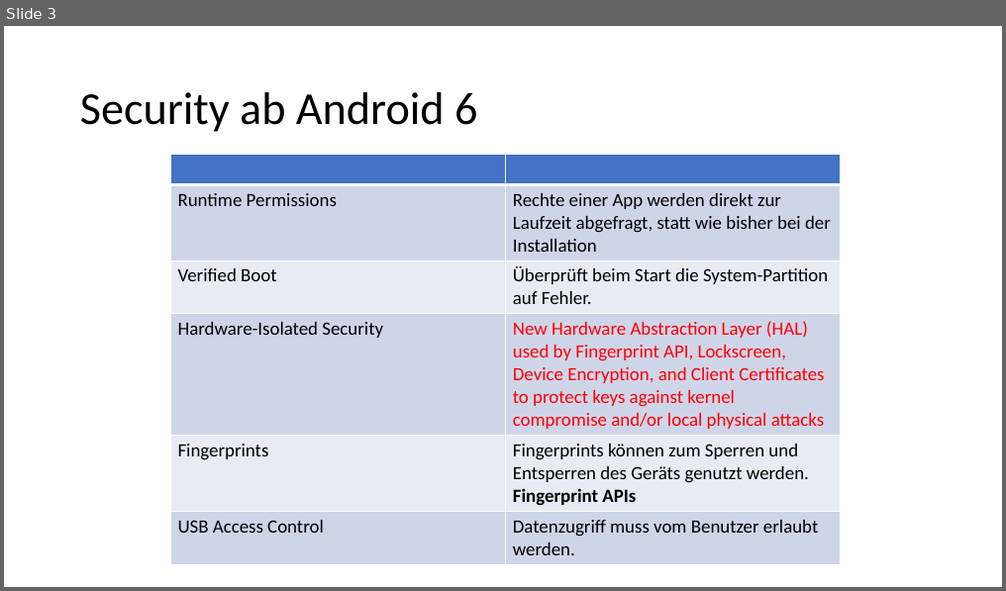
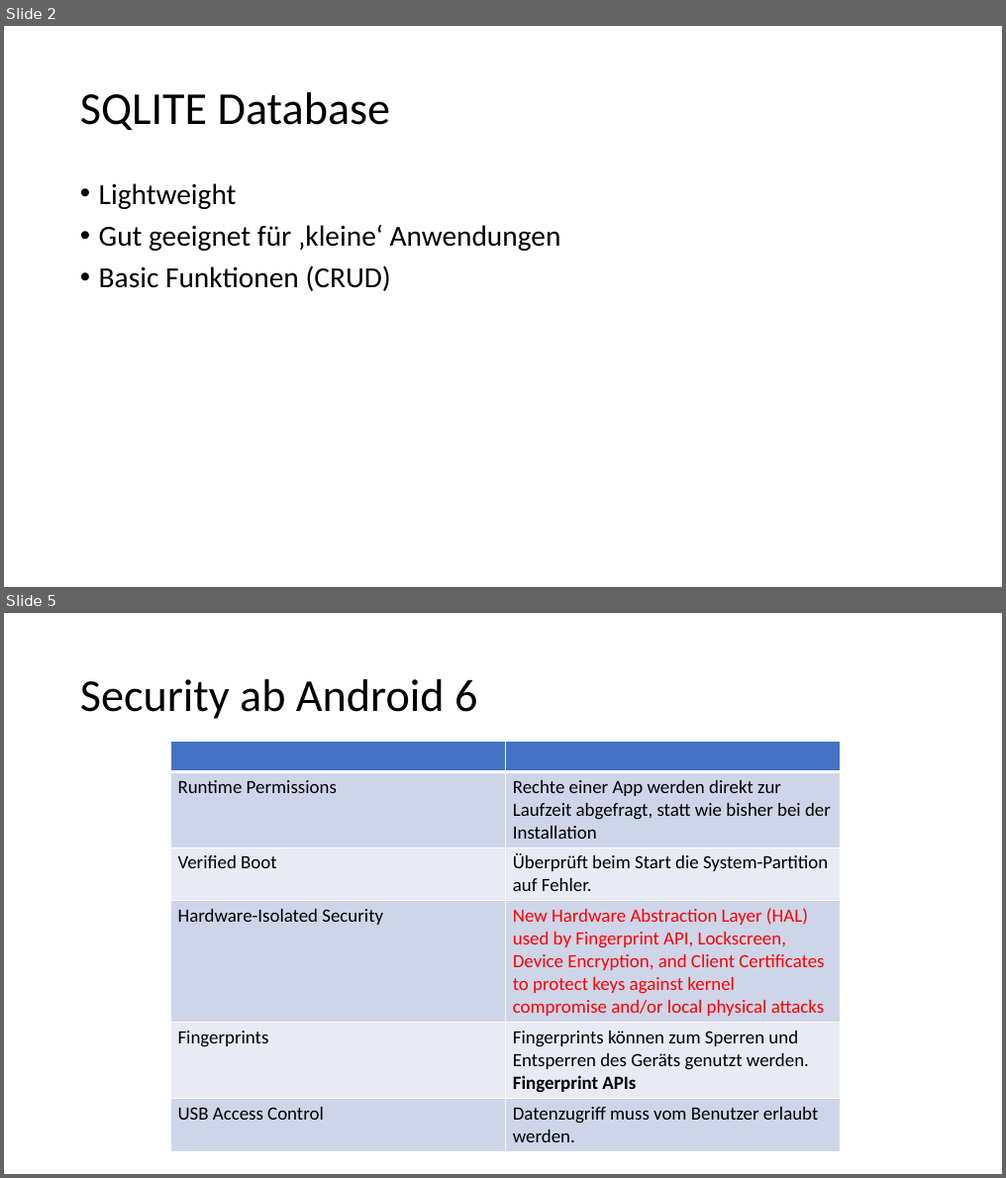
Before and after one commit to EricBuchinger/NVS_Referat, a slide deck: Android Panzenboeck.pptx. Shown one above the other, each under a label of ours: slide 3 before the commit, slides 2 and 5 after it; the slides between them are not shown. The pictures are 1006x591 and 1006x1178 pixels, drawn with LibreOffice and Linux fonts; fonts in the diff are those of the drawing. Boxes give left, top, right and bottom in pixels: in the first picture for what was removed or moved away, otherwise in the second. Text is boxed around its words. In the diff, an @@ line names an element or a change of style, - is before the commit and + after.

Commit message:
SQLite almost done! (still with errors)

```diff
--- a/Android Panzenboeck.pptx
+++ b/Android Panzenboeck.pptx
@@ slide 2 added at [4,26,1002,587], background #FFFFFF @@
@@ title added at [80,92,391,130], 44 pt, text #000000 @@
+SQLITE Database
@@ text added at [99,183,561,291], 28 pt, text #000000 @@
+• Lightweight
+• Gut geeignet für ‚kleine‘ Anwendungen
+• Basic Funktionen (CRUD)
@@ what was slide 3 is now slide 5 @@
```
Also in this commit, not shown: 1 slide changed, 2 other slides added, 1 slide removed, 8 other files.
